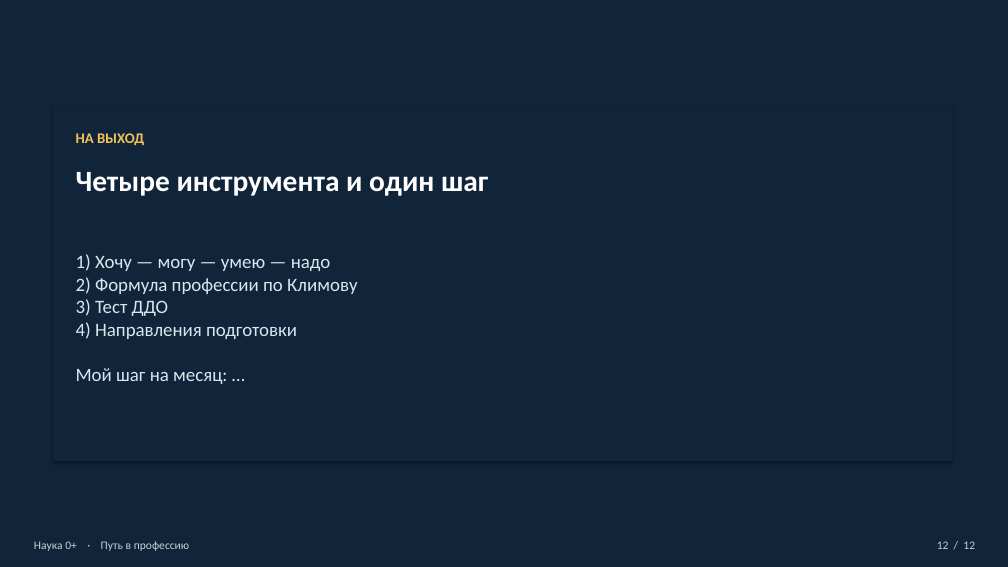
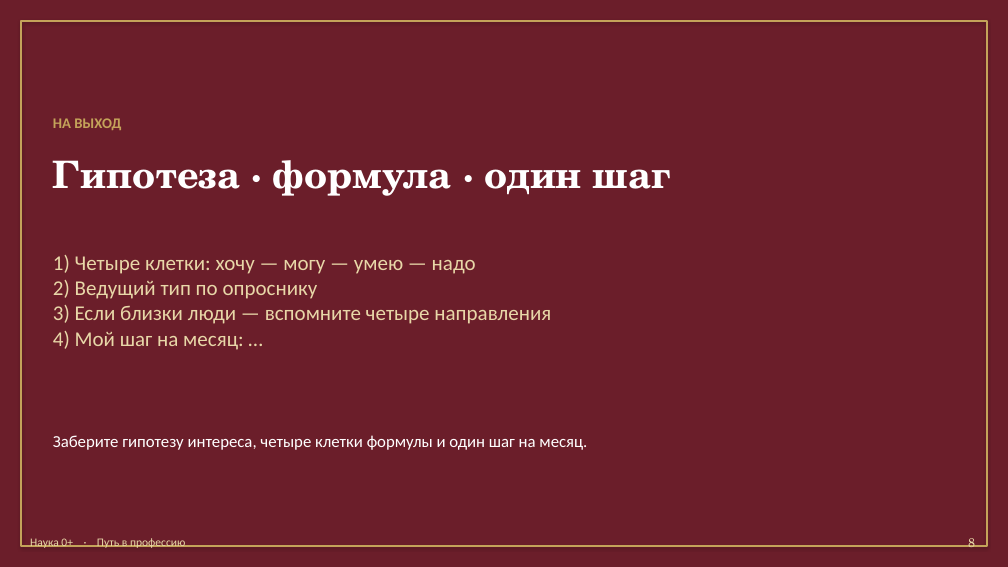
Before and after one commit to Sema917/-tourism, a slide deck: slide 8 of materials/Путь_в_профессию_презентация_20_минут.pptx (slide 12 before the commit). Drawn at 1008x567 pixels with LibreOffice and Linux fonts; fonts in the diff are those of the drawing; background and template pictures are left out; a plain dark background stands for a picture behind light text. Boxes give left, top, right and bottom in pixels: in the first picture for what was removed or moved away, otherwise in the second. Text is boxed around its words. In the diff, an @@ line names an element or a change of style, - is before the commit and + after.

```diff
--- a/materials/Путь_в_профессию_презентация_20_минут.pptx
+++ b/materials/Путь_в_профессию_презентация_20_минут.pptx
@@ background picture (left out) to #FFFFFF @@
@@ rectangle at [0,0,1008,567]: fill #10243A to #6B1E2A @@
@@ rectangle: place and size @@
-rectangle at [53,106,953,461]
+rectangle at [21,21,987,546]
@@ rectangle at [21,21,987,546]: fill #10243A to none; outline none to #C4A35A 1.5 pt @@
@@ text "НА ВЫХОД": place and size @@
-text "НА ВЫХОД" at [76,133,144,146]
+text "НА ВЫХОД" at [53,118,121,130]
@@ text "НА ВЫХОД" at [53,118,121,130]: text colour #F3C15B to #C4A35A @@
@@ text at [53,160,671,196]: text changed; size 28 to 36 pt; font Calibri to TeX Gyre Schola @@
-Четыре инструмента и один шаг
+Гипотеза · формула · один шаг
@@ text at [53,255,551,350]: text changed; size 18 to 20 pt; text colour #D8E6EE to #E8D7A8 @@
-1) Хочу — могу — умею — надо
-2) Формула профессии по Климову
-3) Тест ДДО
-4) Направления подготовки
-Мой шаг на месяц: …
+1) Четыре клетки: хочу — могу — умею — надо
+2) Ведущий тип по опроснику
+3) Если близки люди — вспомните четыре направления
+4) Мой шаг на месяц: …
@@ text added at [53,435,587,450], 16 pt, text #FFFFFF @@
+Заберите гипотезу интереса, четыре клетки формулы и один шаг на месяц.
@@ text "Наука 0+ · Путь в ..." at [30,538,185,548]: text colour #C5D0D6 to #E8D7A8 @@
@@ text added at [968,538,975,547], 12 pt, text #E8D7A8 @@
+8
@@ text removed at [937,541,975,549] @@
-12 / 12
```
Also in this commit, not shown: 4 other slides changed, 3 slides added, 7 slides removed, 10 other files.
